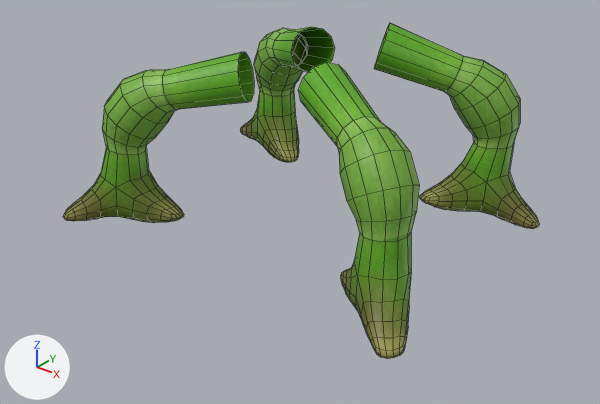
One commit to the Blender file assets/models/denk.blend: the scene before it, then after it.
The view is the same before and after, from a camera (50 mm lens) standing at (0.846, -1.11, 0.56) and looking at (0.012, -0.068, -0.086). Every picture has the same lights, and +X, +Y and +Z are marked at lower left. Mesh edges are drawn as thin lines.

The older version as bpy lines, for what is in view:
```python
me_cylinder_006 = bpy.data.meshes.new('Cylinder.006')
me_cylinder_006.from_pydata(...)  # 960 vertices, 916 faces; spans x -0.518..0.477, y -0.429..0.384, z -0.199..0.28
me_cylinder_006.polygons.foreach_set('use_smooth', [True] * 916)
me_cylinder_006.materials.append(mat_foot_texture_jpg)  # picture img_foot_texture_jpg
ob_cylinder_003 = bpy.data.objects.new('Cylinder.003', me_cylinder_006)
ob_cylinder_003.location = (0.0, 0.0, 0.0)
ob_cylinder_003.rotation_euler = (0.0, 0.0, 0.0757)  # degrees (0, 0, 4.3)
ob_cylinder_003.scale = (0.75, 0.75, 0.75)
```
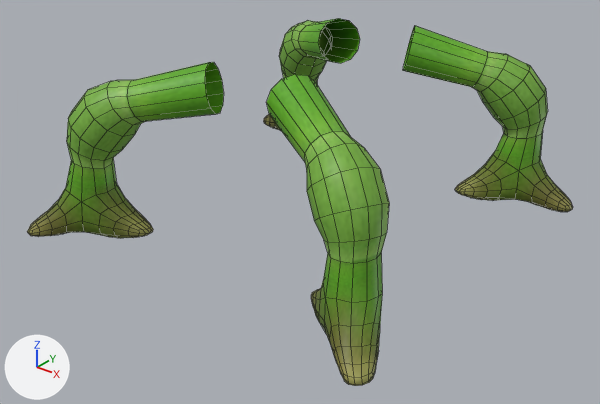
Commit message: denk denk?

Pixel boxes (x1, y1, x2, y2) of what changed, in the pictures (600 x 404 px; the box of a moved part takes in the faces that stretch with it):
'Cylinder.003', reshaped (15% wider, 9% taller)
    before: (63, 23, 539, 359)
    after: (27, 18, 573, 386)
part 1 of me_cylinder_006, moved or reshaped
    before: (374, 23, 539, 229)
    after: (403, 26, 573, 212)
part 2 of me_cylinder_006, moved or reshaped
    before: (299, 63, 419, 359)
    after: (266, 74, 389, 386)
part 3 of me_cylinder_006, moved or reshaped
    before: (63, 52, 254, 223)
    after: (27, 62, 224, 238)
part 4 of me_cylinder_006, moved or reshaped
    before: (240, 27, 335, 162)
    after: (264, 18, 360, 131)

The change, as a diff of the scene's bpy script:
```diff
--- a/assets/models/denk.blend.py
+++ b/assets/models/denk.blend.py
@@ me_cylinder_006 @@
 me_cylinder_006.from_pydata(...)  # 960 vertices, 916 faces; spans x -0.518..0.477, y -0.429..0.384, z -0.199..0.28
 # used by ob_cylinder_003; location = (0.0, 0.0, 0.0); rotation_euler = (0.0, 0.0, 0.0757), in degrees (0, 0, 4.3); scale = (0.75, 0.75, 0.75)
+# me_cylinder_006 part 1: the loose piece of 240 vertices spanning x 0.06..0.477, y 0.079..0.318, z -0.199..0.28 is multiplied about its middle by the matrix ((0.998, -0.003, -0.067), (0.0, 0.999, -0.045), (0.067, 0.045, 0.997)), then moved by (0.025, 0.121, -0.013)
+# me_cylinder_006 part 2: the loose piece of 240 vertices spanning x 0.064..0.447, y -0.429..-0.082, z -0.197..0.252 is moved by (-0.008, -0.102, 0.0)
+# me_cylinder_006 part 3: the loose piece of 240 vertices spanning x -0.518..-0.083, y -0.381..-0.083, z -0.196..0.24 is moved by (-0.008, -0.102, 0.0)
+# me_cylinder_006 part 4: the loose piece of 240 vertices spanning x -0.512..-0.07, y 0.087..0.384, z -0.197..0.241 is moved by (0.008, 0.11, 0.0)
 me_cylinder_006.materials.append(mat_foot_texture_jpg)
```
